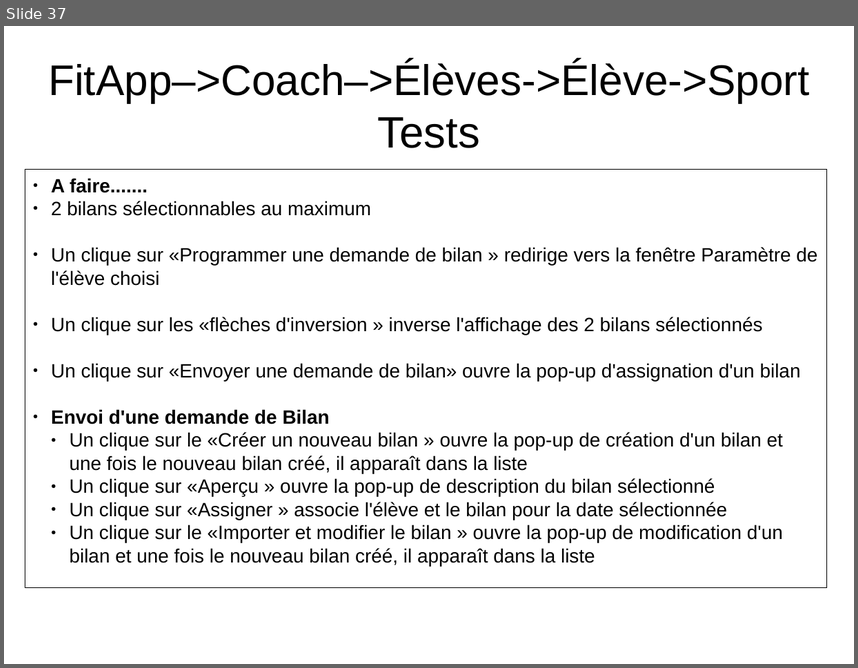
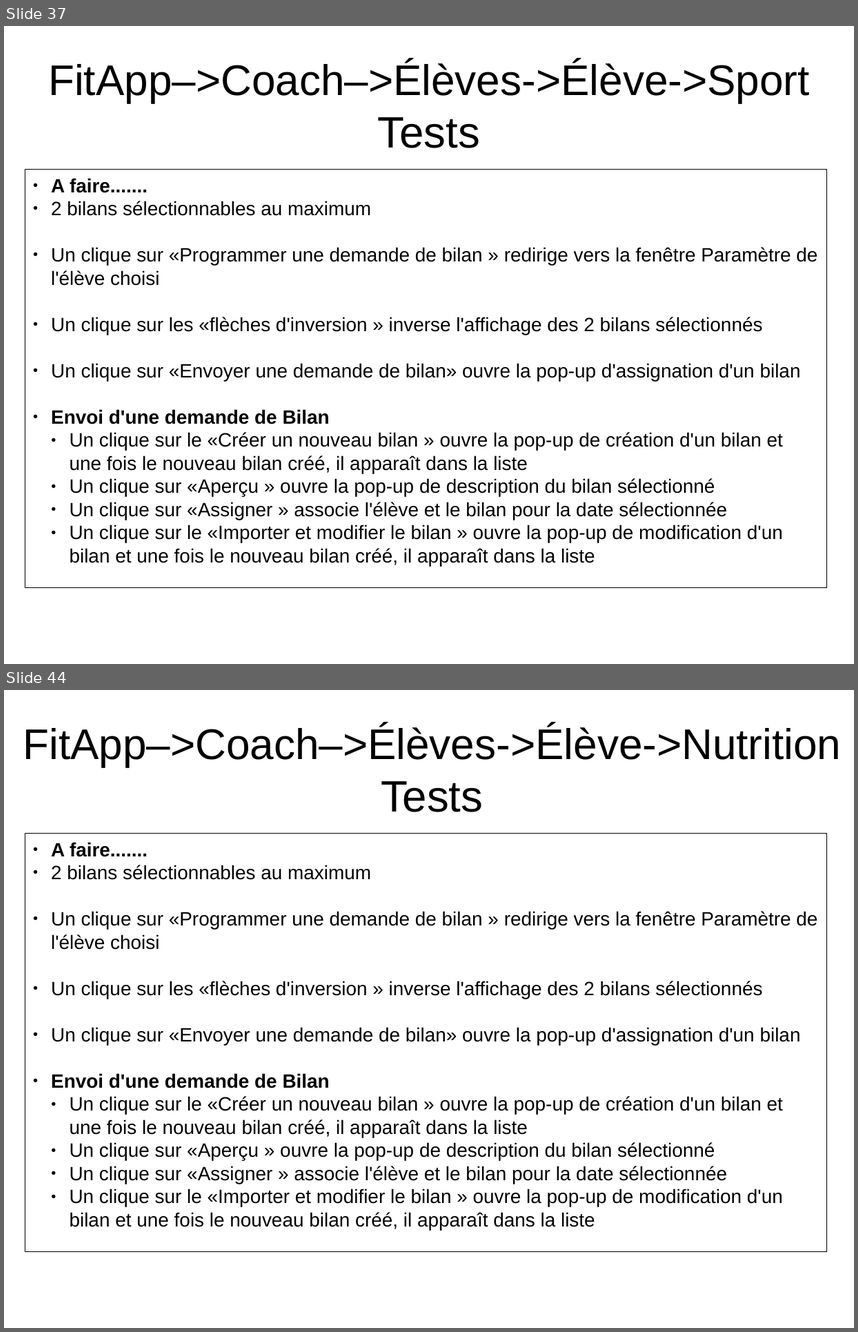
Before and after one commit to NicolasGavard/WebVysionSportV2, a slide deck: Documentations/FitApp - Elèves v1.02.odp. Shown one above the other, each under a label of ours: slide 37 before the commit, slides 37 and 44 after it; the slides between them are not shown. The pictures are 858x668 and 858x1332 pixels, drawn with LibreOffice and Linux fonts; fonts in the diff are those of the drawing. Boxes give left, top, right and bottom in pixels: in the first picture for what was removed or moved away, otherwise in the second. Text is boxed around its words. In the diff, an @@ line names an element or a change of style, - is before the commit and + after.

```diff
--- a/Documentations/FitApp - Elèves v1.02.odp
+++ b/Documentations/FitApp - Elèves v1.02.odp
@@ slide 44 added at <box>4,690,854,1328</box>, background #FFFFFF @@
@@ title added at <box>23,724,841,812</box>, 40 pt, text #000000 @@
+FitApp–>Coach–>Élèves->Élève->Nutrition
+Tests
@@ rectangle added at <box>25,834,827,1252</box>, outline #000000 0 pt, 18 pt, text #000000 @@
+● A faire.......
+● 2 bilans sélectionnables au maximum
+● Un clique sur «Programmer une demande de bilan » redirige vers la fenêtre Paramètre de l'élève choisi
+● Un clique sur les «flèches d'inversion » inverse l'affichage des 2 bilans sélectionnés
+● Un clique sur «Envoyer une demande de bilan» ouvre la pop-up d'assignation d'un bilan
+● Envoi d'une demande de Bilan
+  ● Un clique sur le «Créer un nouveau bilan » ouvre la pop-up de création d'un bilan et une fois le nouveau bilan créé, il apparaît dans la liste
+  ● Un clique sur «Aperçu » ouvre la pop-up de description du bilan sélectionné
+  ● Un clique sur «Assigner » associe l'élève et le bilan pour la date sélectionnée
+  ● Un clique sur le «Importer et modifier le bilan » ouvre la pop-up de modification d'un bilan et une fois le nouveau bilan créé, il apparaît dans la liste
```
Also in this commit, not shown: 2 slides changed, 6 other slides added.
